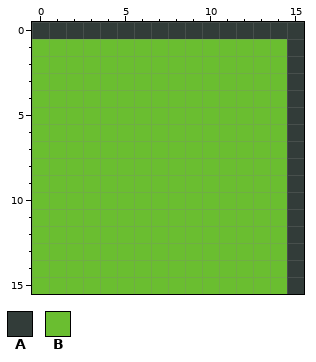
Pixel-art sprite: Assets/Sprites/Exported/Tilesets/Terrain/Grass/grass-flat-outline-top-left.png. The picture above is the old version.
The file is 160x160 pixels, drawn in blocks of 10x10; one block is one cell here.
Palette (. is transparent): A #323c39  B #6abe30
After the commit:
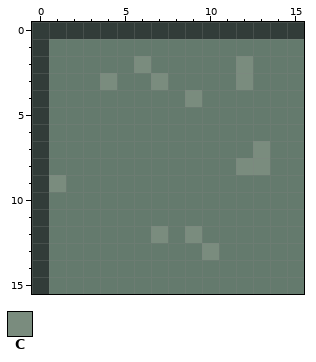
Colours new in this view: C #7a8c7e
The exact change:
colour B: #6abe30 -> #647a6d
Changed rows in their new state; - is a pixel that keeps its letter.
first column x 0:
 1 A--------------B
 2 A-----C-----C--B
 3 A---C--C----C--B
 4 A--------C-----B
 5 A--------------B
 6 A--------------B
 7 A------------C-B
 8 A-----------CC-B
 9 AC-------------B
10 A--------------B
11 A--------------B
12 A------C-C-----B
13 A---------C----B
14 A--------------B
15 A--------------B
Where, in picture pixels (left, top, right, bottom), the same in both pictures:
changed: (32, 39, 304, 294)
